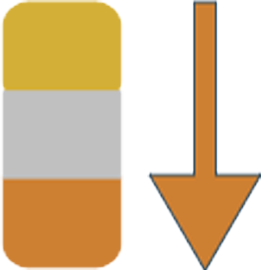
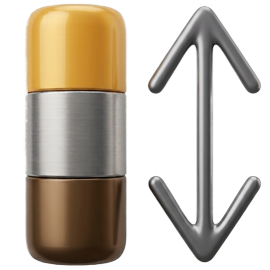
Revision of a layered 270 × 270 image; what changed, layer by layer:
removed layer "Shape 3" over bbox(0, 0, 124, 270)
removed layer "Layer 1" over bbox(147, 0, 261, 270)
added layer "NewIcon" above "Color Fill 1" over bbox(19, 2, 262, 268)